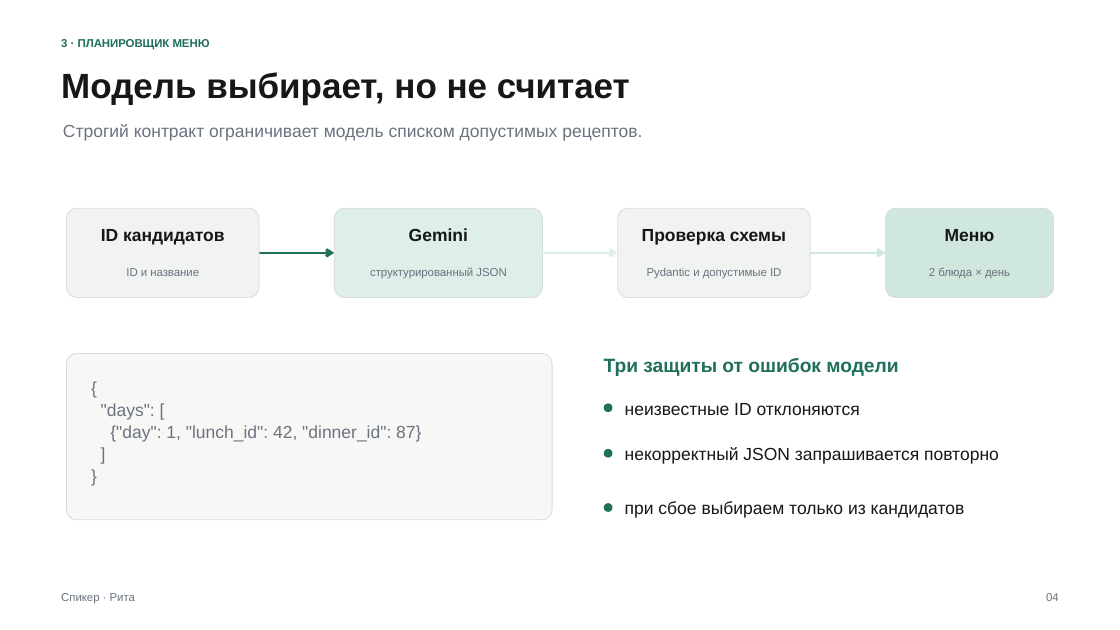
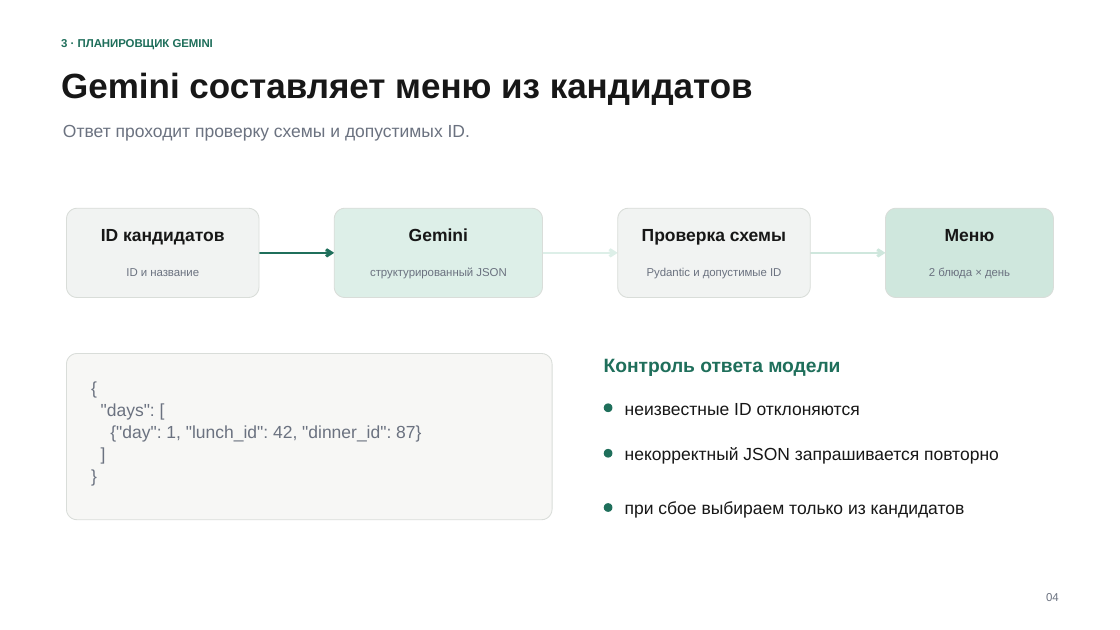
Before and after one commit to asastyy/smart-grocery-agents, a slide deck: slide 4 of docs/Smart_Grocery_Agents_Project_Proposal.pptx. Drawn at 1120x630 pixels with LibreOffice and Linux fonts; fonts in the diff are those of the drawing. Boxes give left, top, right and bottom in pixels: in the first picture for what was removed or moved away, otherwise in the second. Text is boxed around its words. In the diff, an @@ line names an element or a change of style, - is before the commit and + after.

```diff
--- a/docs/Smart_Grocery_Agents_Project_Proposal.pptx
+++ b/docs/Smart_Grocery_Agents_Project_Proposal.pptx
@@ text at box(61, 39, 213, 50): text changed @@
-3 · ПЛАНИРОВЩИК МЕНЮ
+3 · ПЛАНИРОВЩИК GEMINI
@@ text at box(61, 72, 753, 105): text changed @@
-Модель выбирает, но не считает
+Gemini составляет меню из кандидатов
@@ text at box(63, 125, 470, 141): text changed @@
-Строгий контракт ограничивает модель списком допустимых рецептов.
+Ответ проходит проверку схемы и допустимых ID.
@@ text at box(604, 358, 840, 376): text changed @@
-Три защиты от ошибок модели
+Контроль ответа модели
@@ text removed at box(61, 593, 135, 604) @@
-Спикер · Рита
```
Also in this commit, not shown: 6 other slides changed, 2 other files.
